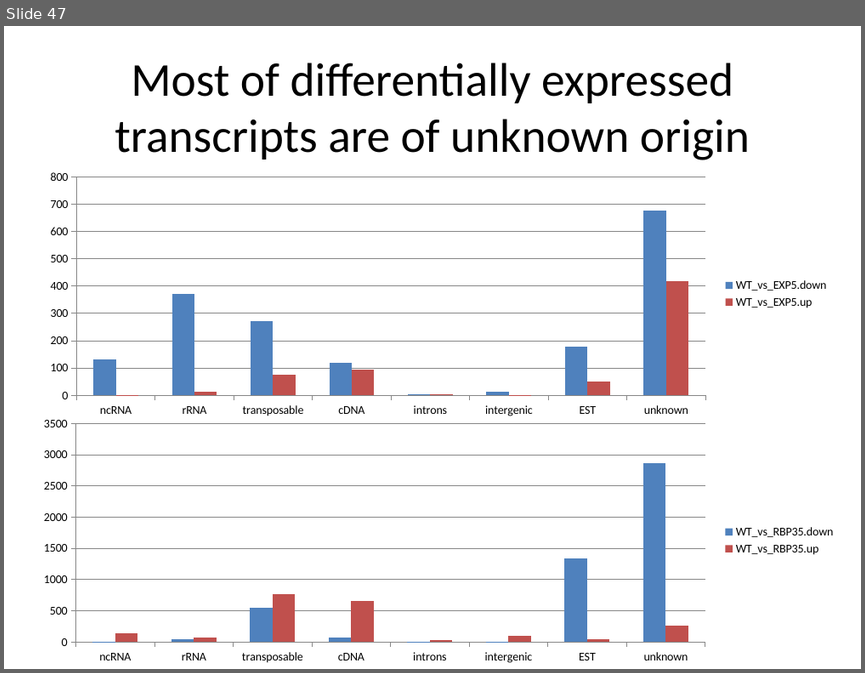
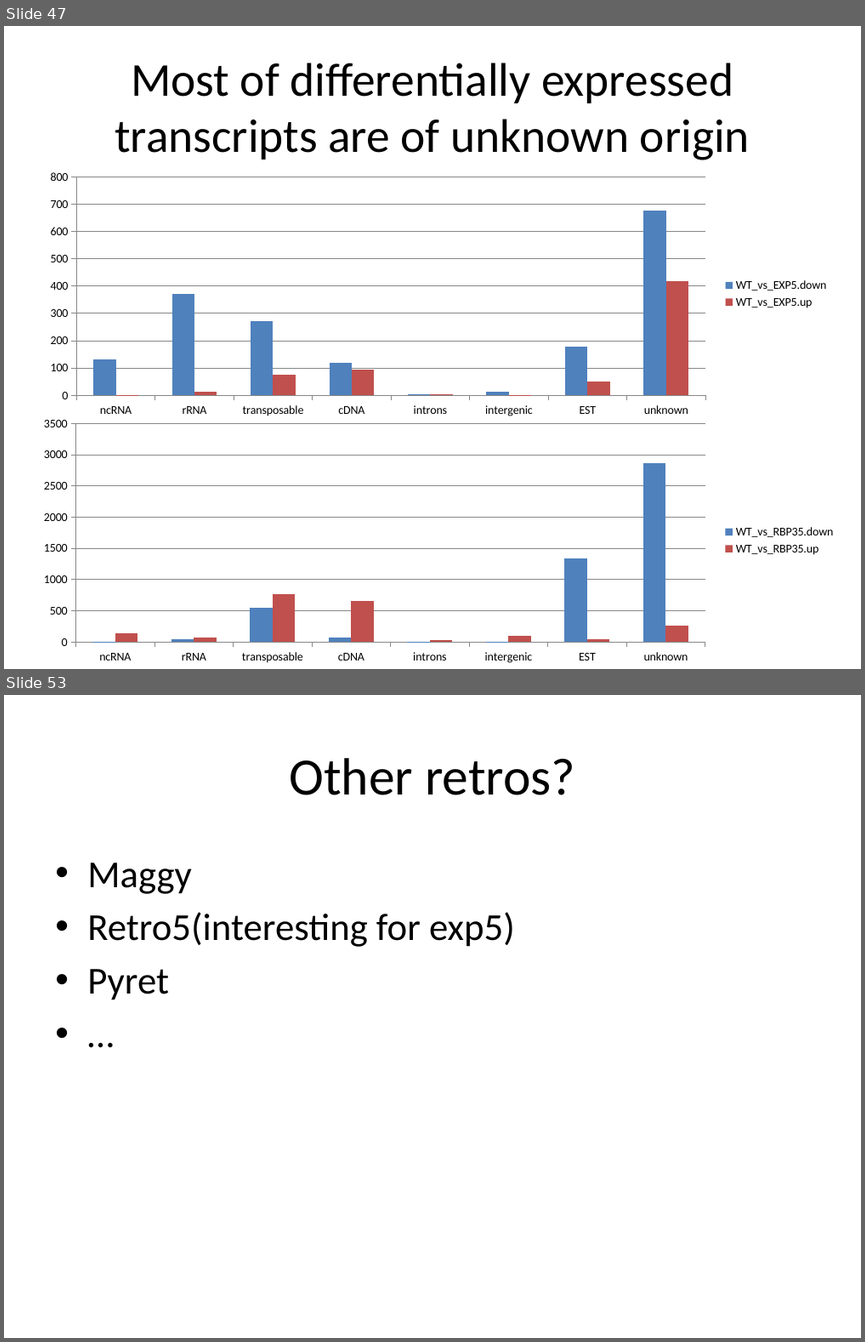
Before and after one commit to wilkinsonlab/m-oryzae-polya, a slide deck: doc/small/small_presentation.pptx. Shown one above the other, each under a label of ours: slide 47 before the commit, slides 47 and 53 after it; the slides between them are not shown. The pictures are 865x673 and 865x1342 pixels, drawn with LibreOffice and Linux fonts; fonts in the diff are those of the drawing. Boxes give left, top, right and bottom in pixels: in the first picture for what was removed or moved away, otherwise in the second. Text is boxed around its words. In the diff, an @@ line names an element or a change of style, - is before the commit and + after.

```diff
--- a/doc/small/small_presentation.pptx
+++ b/doc/small/small_presentation.pptx
@@ slide 53 added at bbox=[4, 695, 861, 1338], background #FFFFFF @@
@@ title added at bbox=[289, 758, 575, 795], 44 pt, text #000000 @@
+Other retros?
@@ text added at bbox=[87, 862, 515, 1000], 32 pt, text #000000 @@
+• Maggy
+• Retro5(interesting for exp5)
+• Pyret
+• …
```
Also in this commit, not shown: 9 other slides added, 3 other files.
